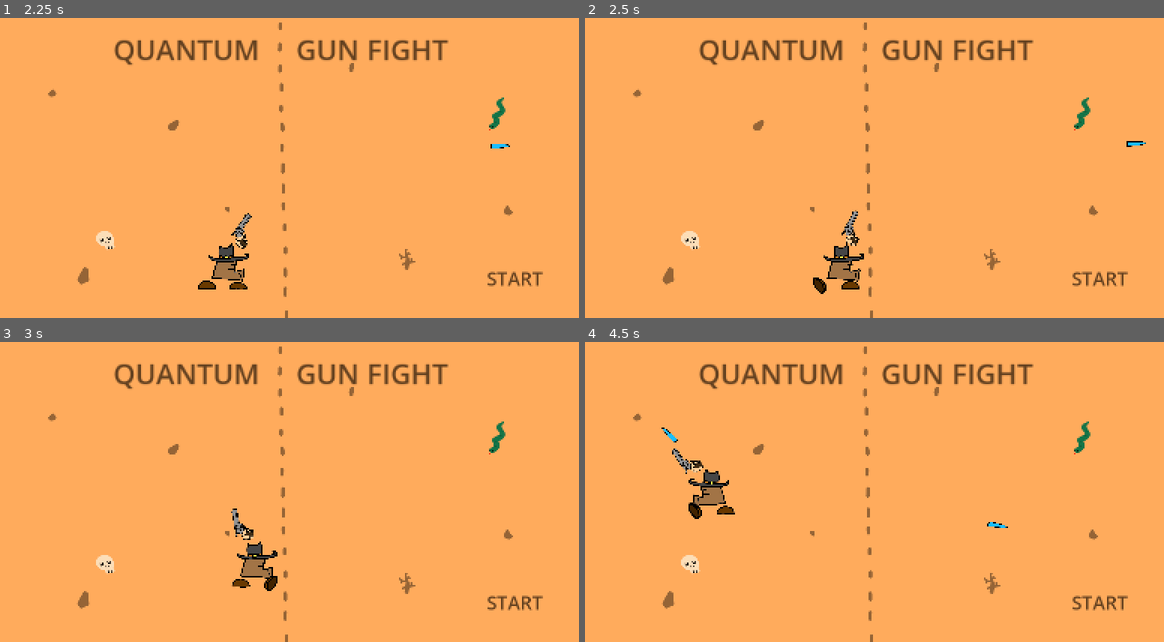
Above: before the commit, frames 1-4 (two rows, left to right).
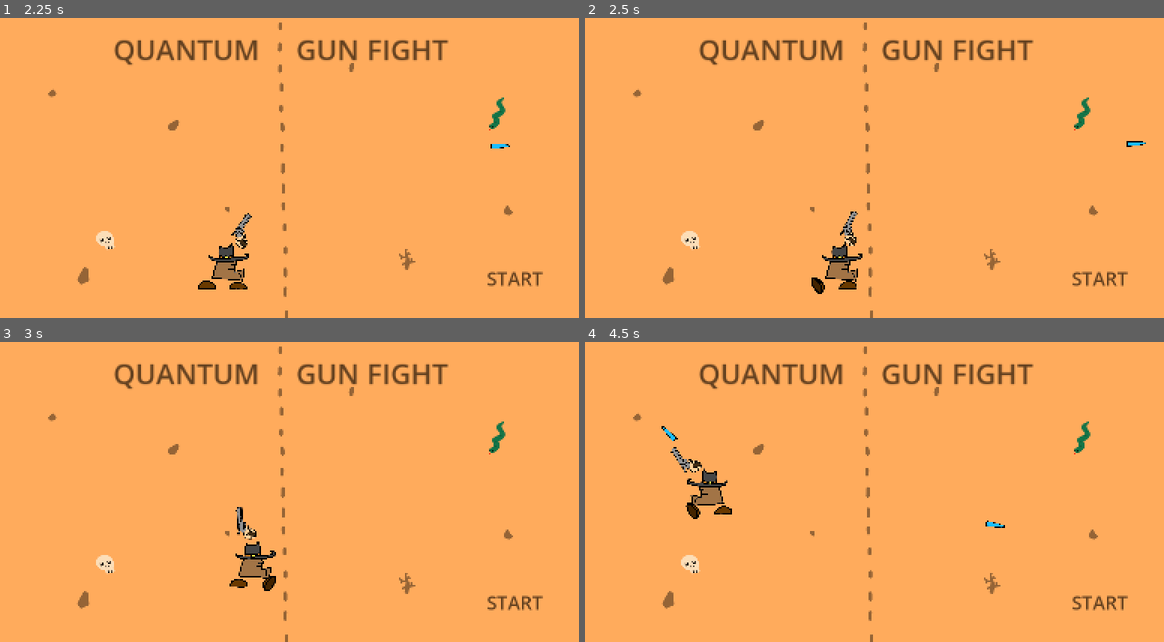
Above: after the commit, the same moments.

Repository: scrr-az/JD_prelim_proj
Game: Godot game, scene res://scenes/main.tscn
Two runs of this game, one before a commit and one after it. Both use one fixed random seed, a clock stepped at 60 frames per second and the inputs below. Sound files missing from this copy of the repository are replaced by a short silence.
Inputs (mouse positions are in pixels of both pictures, inside the frame that each line leads up to):
- Up to frame 1 (2.25 s): tap Enter at 0.5 s; move the mouse to (411, 153) at 0.52 s; hold D (p1_right) 0.53-1.28 s; hold Down (p2_down) 0.53-1.28 s; click (411, 153) at 0.6 s; move the mouse to (162, 183) at 1.27 s; hold S (p1_down) 1.28-2.03 s; tap Down (p2_down) at 1.35 s; tap Left (p2_left) at 1.55 s; move the mouse to (341, 102) at 2.02 s; hold D (p1_right) from 2.03 s (still down); hold Left (p2_left) from 2.03 s (still down)
- Up to frame 2 (2.5 s): keep holding D (p1_right); keep holding Left (p2_left); tap Right (p2_right) at 2.3 s
- Up to frame 3 (3 s): move the mouse to (248, 552) at 2.77 s; release D (p1_right) at 2.78 s; release Left (p2_left) at 2.78 s; hold W (p1_up) from 2.78 s (still down); tap Right (p2_right) at 2.85 s
- Up to frame 4 (4.5 s): tap Up (p2_up) at 3.05 s; move the mouse to (1048, 537) at 3.52 s; release W (p1_up) at 3.53 s; hold Up (p2_up) 3.53-4.28 s; hold A (p1_left) from 3.53 s (still down); click (1048, 537) at 3.8 s; move the mouse to (683, 447) at 4.27 s; click (683, 447) at 4.35 s

Frame 1 is identical in both runs. In frame 2, 0.5% of the frame differs, in the area x 39-49%, y 64-92%; in frame 3, 0.5%, in the area x 39-48%, y 55-83%; in frame 4, 0.5%.

Commit message:
added end screen´~

Diff:
--- /dev/null
+++ b/scenes/end_menu.tscn
@@ -0,0 +1,96 @@
+[gd_scene format=3 uid="uid://bhaqi1ddlu1qo"]
+
+[ext_resource type="Script" uid="uid://bkeft7t1wv1aa" path="res://scripts/end_menu.gd" id="1_87tj7"]
+[ext_resource type="PackedScene" uid="uid://5gsctkcopwe" path="res://scenes/player_2.tscn" id="2_0aktc"]
+[ext_resource type="PackedScene" uid="uid://dnf42cckajsdu" path="res://scenes/player_1.tscn" id="3_pwu44"]
+[ext_resource type="Texture2D" uid="uid://b803s5spurveh" path="res://sprites/bg.png" id="4_wqo5a"]
+
+[sub_resource type="RectangleShape2D" id="RectangleShape2D_8hn45"]
+size = Vector2(512, 37)
+
+[sub_resource type="RectangleShape2D" id="RectangleShape2D_tabng"]
+size = Vector2(21, 800.5)
+
+[sub_resource type="RectangleShape2D" id="RectangleShape2D_ub6hr"]
+size = Vector2(1621, 10)
+
+[node name="EndMenu" type="Node2D" unique_id=1135476243]
+script = ExtResource("1_87tj7")
+
+[node name="Player2" parent="." unique_id=1990114457 instance=ExtResource("2_0aktc")]
+
+[node name="Player1" parent="." unique_id=658639154 instance=ExtResource("3_pwu44")]
+
+[node name="BackArea" type="Area2D" parent="." unique_id=1508516496]
+position = Vector2(626, 296)
+collision_mask = 4
+
+[node name="Label" type="Label" parent="BackArea" unique_id=969942260]
+offset_left = -409.0
+offset_top = -15.0
+offset_right = 112.0
+offset_bottom = 54.0
+theme_override_colors/font_color = Color(0.38647342, 0.25077, 0.12355999, 1)
+theme_override_font_sizes/font_size = 50
+text = "BACK TO MAIN MENU"
+
+[node name="CollisionShape2D" type="CollisionShape2D" parent="BackArea" unique_id=742148785]
+position = Vector2(-148, 21.5)
+shape = SubResource("RectangleShape2D_8hn45")
+
+[node name="Camera2D" type="Camera2D" parent="." unique_id=288225239]
+
+[node name="Wall2" type="StaticBody2D" parent="." unique_id=774032764]
+position = Vector2(-800, 0)
+
+[node name="CollisionShape2D" type="CollisionShape2D" parent="Wall2" unique_id=1594375686]
+position = Vector2(-11, 0.5)
+shape = SubResource("RectangleShape2D_tabng")
+
+[node name="Wall3" type="StaticBody2D" parent="." unique_id=1263993952]
+position = Vector2(0, 400)
+
+[node name="CollisionShape2D" type="CollisionShape2D" parent="Wall3" unique_id=2098460797]
+position = Vector2(-1.5, 5)
+shape = SubResource("RectangleShape2D_ub6hr")
+
+[node name="Wall5" type="StaticBody2D" parent="." unique_id=1504113123]
+position = Vector2(11, 0)
+
+[node name="CollisionShape2D" type="CollisionShape2D" parent="Wall5" unique_id=1558183293]
+position = Vector2(-11, 0.5)
+shape = SubResource("RectangleShape2D_tabng")
+
+[node name="Wall4" type="StaticBody2D" parent="." unique_id=961183471]
+position = Vector2(-3, -410)
+
+[node name="CollisionShape2D" type="CollisionShape2D" parent="Wall4" unique_id=1793549856]
+position = Vector2(-1.5, 5)
+shape = SubResource("RectangleShape2D_ub6hr")
+
+[node name="Background" type="Sprite2D" parent="." unique_id=292252835]
+show_behind_parent = true
+texture = ExtResource("4_wqo5a")
+
+[node name="PointsPlayer1" type="Label" parent="." unique_id=219728877]
+offset_left = -183.0
+offset_top = -84.0
+offset_right = -114.0
+offset_bottom = 81.0
+offset_transform_position = Vector2(-2.185, 0)
+theme_override_colors/font_color = Color(0.3882353, 0.2509804, 0.1254902, 1)
+theme_override_font_sizes/font_size = 120
+text = "0"
+horizontal_alignment = 1
+
+[node name="PointsPlayer2" type="Label" parent="." unique_id=183180845]
+offset_left = 102.0
+offset_top = -85.0
+offset_right = 171.0
+offset_bottom = 80.0
+theme_override_colors/font_color = Color(0.3882353, 0.2509804, 0.1254902, 1)
+theme_override_font_sizes/font_size = 120
+text = "0"
+horizontal_alignment = 1
+
+[connection signal="area_entered" from="BackArea" to="." method="_on_back_area_area_entered"]
--- a/scenes/player_1.tscn
+++ b/scenes/player_1.tscn
@@ -10,12 +10,13 @@
 [ext_resource type="Texture2D" uid="uid://b43dmiq0gn26q" path="res://sprites/player1_death4.png" id="8_xfu11"]
 [ext_resource type="Texture2D" uid="uid://clpv6olquh5nc" path="res://sprites/player1_walk1.png" id="9_7m5b5"]
 [ext_resource type="Texture2D" uid="uid://b4tcjcovei6sb" path="res://sprites/player1_walk2.png" id="10_xfu11"]
+[ext_resource type="Texture2D" uid="uid://bf8xakfb8evu7" path="res://sprites/grave1.png" id="11_xfu11"]
 
 [sub_resource type="RectangleShape2D" id="RectangleShape2D_8hn45"]
-size = Vector2(126, 122)
+size = Vector2(136, 122)
 
 [sub_resource type="RectangleShape2D" id="RectangleShape2D_vr6w2"]
-size = Vector2(126, 122)
+size = Vector2(136, 122)
 
 [sub_resource type="SpriteFrames" id="SpriteFrames_vr6w2"]
 animations = [{
@@ -106,4 +107,10 @@
 scale = Vector2(0.25, 0.25)
 sprite_frames = SubResource("SpriteFrames_hkoe6")
 
+[node name="SpriteGrave" type="Sprite2D" parent="." unique_id=1528301603]
+visible = false
+position = Vector2(3, -4)
+scale = Vector2(0.21568252, 0.2314065)
+texture = ExtResource("11_xfu11")
+
 [connection signal="area_entered" from="Area2D" to="." method="_on_area_2d_area_entered"]
--- a/scenes/player_2.tscn
+++ b/scenes/player_2.tscn
@@ -10,12 +10,13 @@
 [ext_resource type="Texture2D" uid="uid://c83u8j6re6yh4" path="res://sprites/player2_death4.png" id="8_x4ukj"]
 [ext_resource type="Texture2D" uid="uid://d15bksqtat3t8" path="res://sprites/player2_walk1.png" id="9_b2c7a"]
 [ext_resource type="Texture2D" uid="uid://6tfbnsheh70j" path="res://sprites/player2_walk2.png" id="10_x4ukj"]
+[ext_resource type="Texture2D" uid="uid://dpwyv10hw55lb" path="res://sprites/grave2.png" id="11_x4ukj"]
 
 [sub_resource type="RectangleShape2D" id="RectangleShape2D_ub6hr"]
-size = Vector2(139, 134)
+size = Vector2(136, 124)
 
 [sub_resource type="RectangleShape2D" id="RectangleShape2D_13ojl"]
-size = Vector2(139, 134)
+size = Vector2(136, 124)
 
 [sub_resource type="SpriteFrames" id="SpriteFrames_ub6hr"]
 animations = [{
@@ -92,7 +93,6 @@
 collision_mask = 5
 
 [node name="CollisionShape2D" type="CollisionShape2D" parent="Area2D" unique_id=1258051321]
-position = Vector2(0.5, 0)
 shape = SubResource("RectangleShape2D_ub6hr")
 
 [node name="CollisionShape2D" type="CollisionShape2D" parent="." unique_id=221680566]
@@ -108,4 +108,10 @@
 scale = Vector2(0.25, 0.25)
 sprite_frames = SubResource("SpriteFrames_t4bc4")
 
+[node name="SpriteGrave" type="Sprite2D" parent="." unique_id=305185969]
+visible = false
+position = Vector2(4.437517, -3.859384)
+scale = Vector2(0.22785664, 0.25078237)
+texture = ExtResource("11_x4ukj")
+
 [connection signal="area_entered" from="Area2D" to="." method="_on_area_2d_area_entered"]
--- a/scenes/ui.tscn
+++ b/scenes/ui.tscn
@@ -27,6 +27,7 @@
 offset_transform_position = Vector2(-2.185, 0)
 theme_override_colors/font_color = Color(0.3882353, 0.2509804, 0.1254902, 1)
 theme_override_font_sizes/font_size = 60
+horizontal_alignment = 1
 
 [node name="PointsPlayer2" type="Label" parent="." unique_id=713454456]
 layout_mode = 0
@@ -36,6 +37,7 @@
 offset_bottom = 132.0
 theme_override_colors/font_color = Color(0.3882353, 0.2509804, 0.1254902, 1)
 theme_override_font_sizes/font_size = 60
+horizontal_alignment = 1
 
 [node name="Countdown" type="Control" parent="." unique_id=1442688542]
 process_mode = 3
--- /dev/null
+++ b/scripts/end_menu.gd
@@ -0,0 +1,32 @@
+extends Node2D
+
+
+# Called when the node enters the scene tree for the first time.
+func _ready() -> void:
+	$PointsPlayer1.text = "%s" % Global.points1
+	$PointsPlayer2.text = "%s" % Global.points2
+
+	# Change to the graveyard sprites and stop bullets from being detected
+	if Global.points1 > Global.points2:
+		$Player2/SpriteGrave.visible = true
+		$Player2/SpriteWalk.visible = false
+		$Player2/Hand/HandSprite.visible = false
+		$Player2.round_over = true
+	elif Global.points2 > Global.points1:
+		$Player1/SpriteGrave.visible = true
+		$Player1/SpriteWalk.visible = false
+		$Player1/Hand/HandSprite.visible = false
+		$Player1.round_over = true
+	else:
+		$Player1/SpriteGrave.visible = true
+		$Player1/SpriteWalk.visible = false
+		$Player1/Area2D/CollisionShape2D.disabled = true
+		$Player2/SpriteGrave.visible = true
+		$Player2/SpriteWalk.visible = false
+		$Player2/Area2D/CollisionShape2D.disabled = true
+
+
+func _on_back_area_area_entered(_area: Area2D) -> void:
+	get_tree().call_deferred("change_scene_to_file", "res://scenes/main.tscn")
+	Global.points1 = 0
+	Global.points2 = 0
--- a/scripts/global.gd
+++ b/scripts/global.gd
@@ -21,15 +21,13 @@
 		end_of_times_timer.start()
 
 func _on_end_of_times_timer_timeout():										## boost speed for both old and new bullets
-	points1 = 0
-	points2 = 0
-	get_tree().change_scene_to_file("res://scenes/main.tscn")
+	get_tree().change_scene_to_file("res://scenes/end_menu.tscn")
 #
 #
 func setup_end_of_times_timer():											## sets up timer
 	end_of_times_timer = Timer.new()
 	end_of_times_timer.one_shot = true
-	end_of_times_timer.wait_time = 90.0
+	end_of_times_timer.wait_time = 5.0
 	end_of_times_timer.timeout.connect(_on_end_of_times_timer_timeout)
 	add_child(end_of_times_timer)
 
--- a/scripts/player.gd
+++ b/scripts/player.gd
@@ -22,67 +22,53 @@
 		$SpriteWalk.flip_h = 1
 
 func _physics_process(delta):
-	if not round_over:
-		if is_p1:
-			$Hand.look_at(get_global_mouse_position())						# moves hand to mouse
-		else:
-			var input_vec : Vector2 = Vector2(								# gets joystick input
-				Input.get_axis("p2_lookleft", "p2_lookright"),
-				Input.get_axis("p2_lookup", "p2_lookdown")
-			)
+	if is_p1:
+		$Hand.look_at(get_global_mouse_position())						# moves hand to mouse
+	else:
+		var input_vec : Vector2 = Vector2(								# gets joystick input
+			Input.get_axis("p2_lookleft", "p2_lookright"),
+			Input.get_axis("p2_lookup", "p2_lookdown")
+		)
 
-			if input_vec.length() >= deadzone:								# gets hand angle
-				target_angle = input_vec.angle()
+		if input_vec.length() >= deadzone:								# gets hand angle
+			target_angle = input_vec.angle()
 
-			if rotation != target_angle:									# points hand to angle
-				$Hand.rotation = target_angle
+		if rotation != target_angle:									# points hand to angle
+			$Hand.rotation = target_angle
 
-		if Input.is_action_just_pressed("p1_shoot") and is_p1:				# p1 shoots
-			change_bullet_color()
-		if Input.is_action_just_pressed("p2_shoot") and not is_p1:			# p2 shoots
-			change_bullet_color()
+	if Input.is_action_just_pressed("p1_shoot") and is_p1:				# p1 shoots
+		change_bullet_color()
+	if Input.is_action_just_pressed("p2_shoot") and not is_p1:			# p2 shoots
+		change_bullet_color()
 
-		player_movement(delta)
+	player_movement(delta)
 
 func get_input():
-	if not round_over:
-		if is_p1:
-			input.x = int(Input.is_action_pressed("p1_right")) - int(Input.is_action_pressed("p1_left"))
-			input.y = int(Input.is_action_pressed("p1_down")) - int(Input.is_action_pressed("p1_up"))
-		else:
-			input.x = int(Input.is_action_pressed("p2_right")) - int(Input.is_action_pressed("p2_left"))
-			input.y = int(Input.is_action_pressed("p2_down")) - int(Input.is_action_pressed("p2_up"))
+	if is_p1:
+		input.x = int(Input.is_action_pressed("p1_right")) - int(Input.is_action_pressed("p1_left"))
+		input.y = int(Input.is_action_pressed("p1_down")) - int(Input.is_action_pressed("p1_up"))
+	else:
+		input.x = int(Input.is_action_pressed("p2_right")) - int(Input.is_action_pressed("p2_left"))
+		input.y = int(Input.is_action_pressed("p2_down")) - int(Input.is_action_pressed("p2_up"))
 
-		return input.normalized()
+	return input.normalized()
 
 func player_movement(delta):
-	if not round_over:
-		input = get_input()
+	input = get_input()
 
-		if input == Vector2.ZERO:
-			walk_animation.stop()
-			if velocity.length() > (friction * delta):
-				velocity -= velocity.normalized() * (4*friction * delta)
-			else:
-				velocity = Vector2.ZERO
+	if input == Vector2.ZERO:
+		walk_animation.stop()
+		if velocity.length() > (friction * delta):
+			velocity -= velocity.normalized() * (4*friction * delta)
 		else:
-			velocity += (input * accel * delta)
-			velocity = velocity.limit_length(max_speed)
-			walk_animation.play("default")
-			walk_animation.flip_h = input.x < 0
+			velocity = Vector2.ZERO
+	else:
+		velocity += (input * accel * delta)
+		velocity = velocity.limit_length(max_speed)
+		walk_animation.play("default")
+		walk_animation.flip_h = input.x < 0
 
-		#if is_p1:
-			#if velocity.x >= 0:											# flips player sprite depending on direction
-				#$Sprite2D.flip_h = 0
-			#else:
-				#$Sprite2D.flip_h = 1
-		#else:
-			#if velocity.x >= 0:											# flips player sprite depending on direction
-				#$Sprite2D.flip_h = 1
-			#else:
-				#$Sprite2D.flip_h = 0
-
-		move_and_slide()
+	move_and_slide()
 
 func change_bullet_color():
 	if is_p1:
@@ -94,7 +80,7 @@
 	fire()
 
 func fire():											## creates bullet, plays sound
-	if bullet_counter > 0:
+	if not round_over && bullet_counter > 0:
 		var bullet = bullet_scene.instantiate()
 
 		bullet.get_node("BulletSprite").modulate = bullet_color
@@ -147,5 +133,5 @@
 
 
 func _on_area_2d_area_entered(area: Area2D):
-	if area.is_in_group("bullet"):
+	if not round_over and area.is_in_group("bullet"):
 		death()
Not shown, added: export_presets.cfg
Not shown, added: scripts/end_menu.gd.uid
Binary file added: sprites/grave1.png
Not shown, added: sprites/grave1.png.import
Binary file added: sprites/grave2.png
Not shown, added: sprites/grave2.png.import
